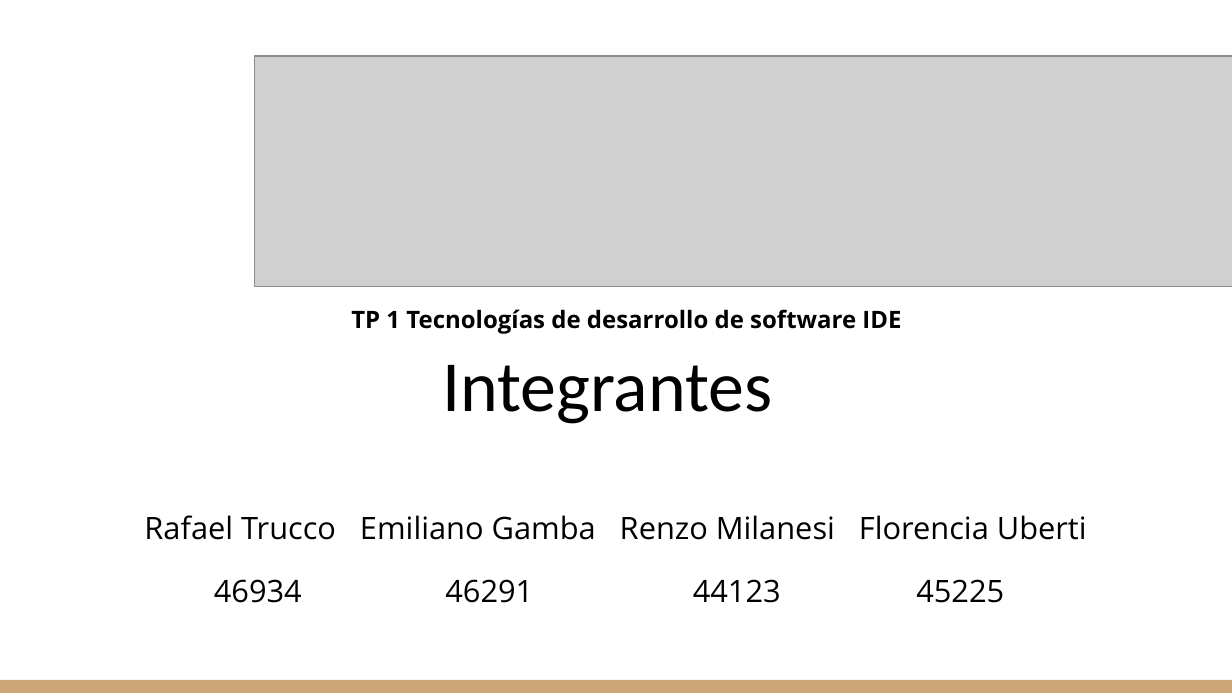
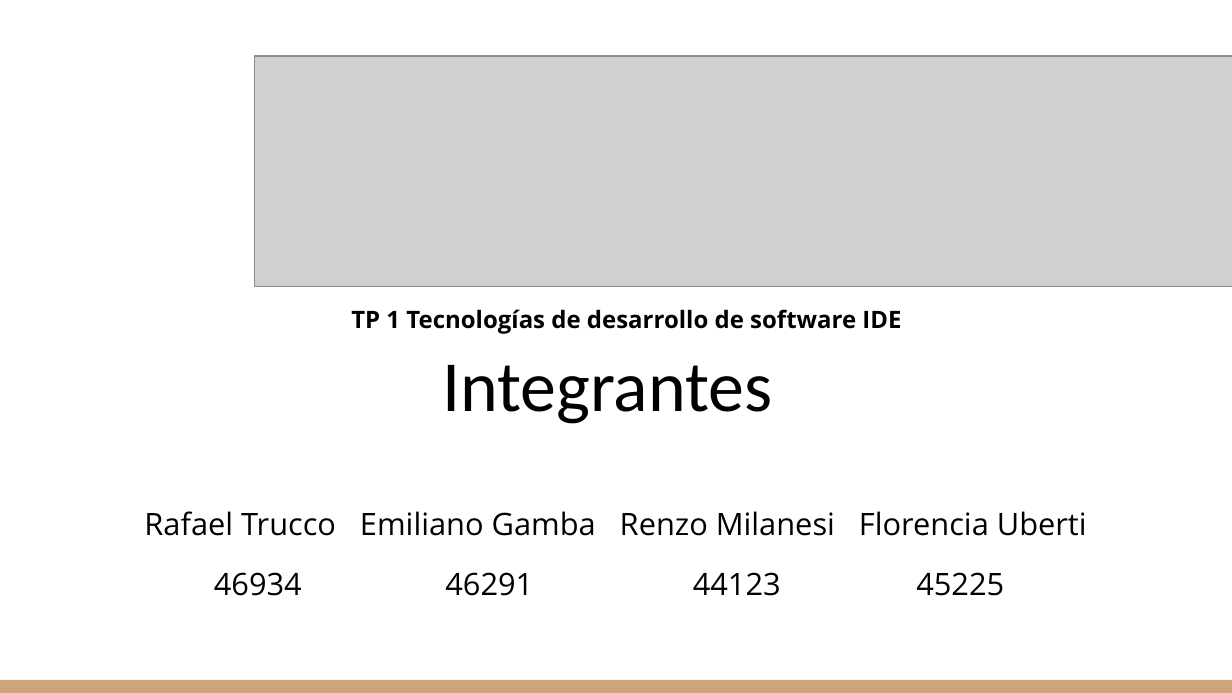
Before and after one commit to gitgamba/.Net-Grupo8, a slide deck: slide 1 of TPS/Unit Testing.pptx. Drawn at 1232x693 pixels with LibreOffice and Linux fonts; fonts in the diff are those of the drawing; grey boxes stand for pictures. Boxes give left, top, right and bottom in pixels: in the first picture for what was removed or moved away, otherwise in the second. Text is boxed around its words. In the diff, an @@ line names an element or a change of style, - is before the commit and + after.

```diff
--- a/TPS/Unit Testing.pptx
+++ b/TPS/Unit Testing.pptx
@@ text "Rafael Trucco Emiliano Gamba Renzo ..." at <box>144,511,1087,596</box>: line spacing 1.15 to 1.05 @@
```
Also in this commit, not shown: 2 other slides changed, 1 slide added, 1 slide removed.
